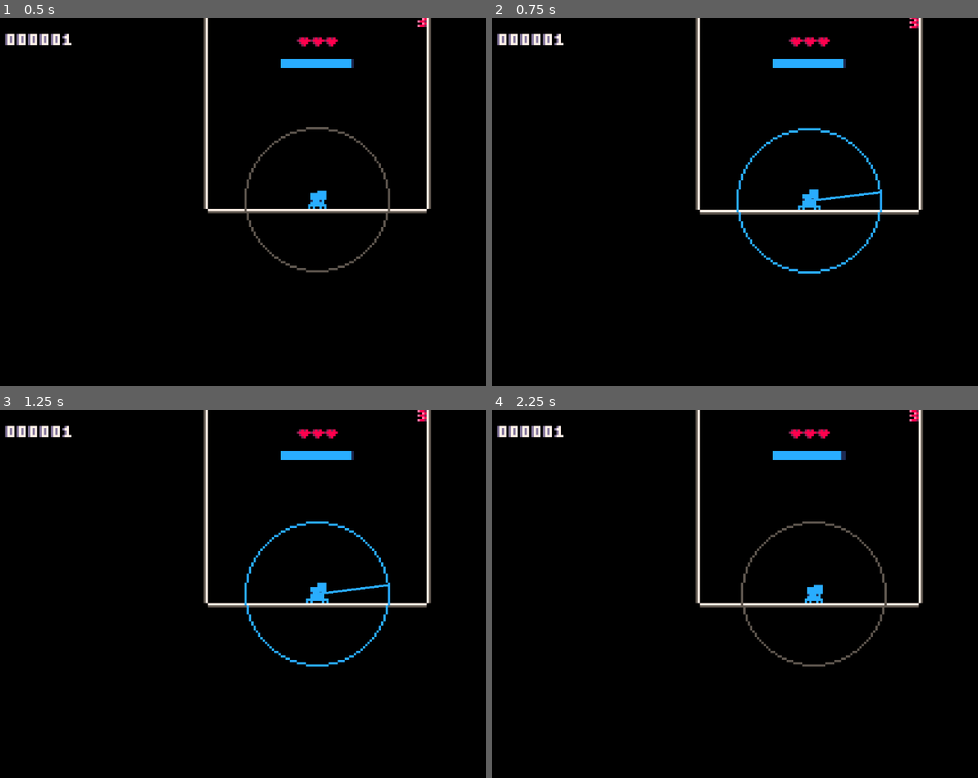
Above: before the commit, frames 1-4 (two rows, left to right).
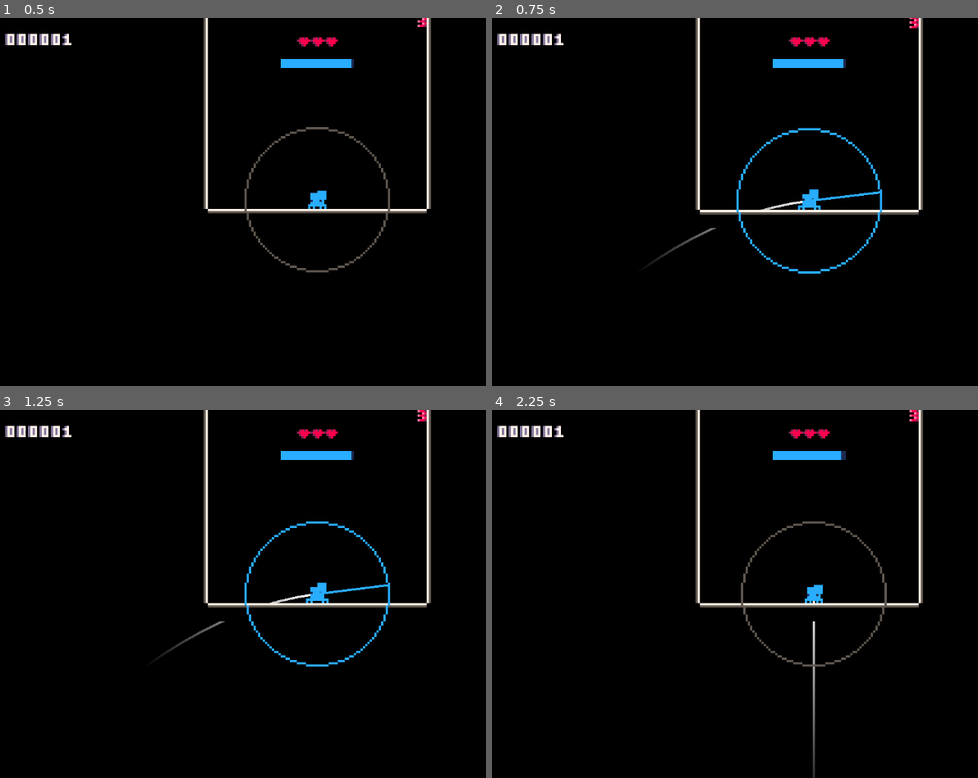
Above: after the commit, the same moments.

Repository: Flamenccio/spider-jump
Game: Godot game, scene res://game.tscn
Two runs of this game, one before a commit and one after it. Both use one fixed random seed, a clock stepped at 60 frames per second and the inputs below. The engine's default icon, where the game draws it, is replaced by a stand-in: a white triangle on a blue panel in a dark square.
Inputs (mouse positions are in pixels of both pictures, inside the frame that each line leads up to):
- Up to frame 1 (0.5 s): no input
- Up to frame 2 (0.75 s): tap Enter at 0.5 s; move the mouse to (953, 183) at 0.52 s; press the mouse at (953, 183) at 0.53 s; hold D (move_right) from 0.53 s (still down)
- Up to frame 3 (1.25 s): keep holding D (move_right)
- Up to frame 4 (2.25 s): release D (move_right) at 1.25 s; release the mouse at (953, 575) at 1.25 s; drag from (676, 612) to (807, 421) at 1.27 s; move the mouse to (875, 513) at 2.02 s; hold D (move_right) from 2.03 s (still down); tap Delete at 2.1 s

Frame 1 is identical in both runs. In frame 2, 0.2% of the frame differs, in the area x 32-64%, y 49-67%; in frame 3, 0.2%; in frame 4, 0.3%, in the area x 65-67%, y 51-100%.

Commit message:
add trajectory path when jumping

Diff:
--- /dev/null
+++ b/parabola_particles.gd
@@ -0,0 +1,50 @@
+extends Node2D
+
+@export var _origin: Node2D
+@export var _line: Line2D
+@export var _max_points: int = 10
+
+var velocity: Vector2
+var acceleration: Vector2
+var active: bool = false
+var step = 0.05
+
+const _HALF = 0.50
+
+func _ready() -> void:
+	deactivate_trajectory()
+
+
+func path(t: float) -> Vector2:
+	var x = velocity.x * t + _HALF * acceleration.x * pow(t, 2.0)
+	var y = velocity.y * t + _HALF * acceleration.y * pow(t, 2.0)
+	return Vector2(x, y)
+
+
+func _get_points() -> Array[Vector2]:
+	var points: Array[Vector2] = []
+	var t = 0.0
+	var count = 0;
+	while count < _max_points:
+		count += 1
+		points.append(path(t).rotated(-_origin.rotation))
+		t += step
+	return points
+
+
+func show_trajectory(velocity: Vector2, acceleration: Vector2) -> void:
+	if not active: return
+	self.velocity = velocity
+	self.acceleration = acceleration
+	var points = _get_points()
+	_line.points = points
+
+
+func activate_trajectory() -> void:
+	_line.show()
+	active = true
+
+
+func deactivate_trajectory() -> void:
+	_line.hide()
+	active = false
--- a/pixelate.gdshader
+++ /dev/null
@@ -1,23 +0,0 @@
-/*
-Shader from Godot Shaders - the free shader library.
-godotshaders.com/shader/pixelate
-
-This shader is under CC0 license. Feel free to use, improve and
-change this shader according to your needs and consider sharing
-the modified result to godotshaders.com.
-*/
-
-shader_type canvas_item;
-
-uniform int amount = 40;
-//uniform vec3 color = vec3(0, 0, 0);
-
-void fragment()
-{
-	vec2 grid_uv = round(UV * float(amount)) / float(amount);
-
-	vec4 text = texture(TEXTURE, grid_uv);
-
-	COLOR = text;
-	//COLOR = color;
-}
--- /dev/null
+++ b/scenes/parabola_particles.gdshader
@@ -0,0 +1,26 @@
+shader_type canvas_item;
+
+uniform sampler2D dot_tex : source_color;
+uniform float dot_spacing = 15.0;
+uniform float dot_size = 15.0;
+
+void fragment() {
+	vec2 uv = FRAGCOORD.xy / SCREEN_PIXEL_SIZE;
+
+	uv = round(uv * dot_size) / dot_size;
+	float dist = sqrt(pow(uv.x, 2.0) + pow(uv.y, 2.0));
+
+	float d = mod(dist, dot_spacing);
+	if (d < 1.0){
+		vec4 color = texture(dot_tex, uv);
+		COLOR = color;
+	}
+	else{
+		discard;
+	}
+}
+
+//void light() {
+//	// Called for every pixel for every light affecting the CanvasItem.
+//	// Uncomment to replace the default light processing function with this one.
+//}
--- /dev/null
+++ b/scenes/parabola_particles.tres
@@ -0,0 +1,24 @@
+[gd_resource type="VisualShader" load_steps=4 format=3 uid="uid://cbci4cs5hb81h"]
+
+[ext_resource type="Texture2D" uid="uid://cps4kpajq74a1" path="res://sprites/trajectory_path-Sheet.png" id="1_5ss26"]
+
+[sub_resource type="AtlasTexture" id="AtlasTexture_wv1cp"]
+atlas = ExtResource("1_5ss26")
+region = Rect2(3, 3, 2, 2)
+
+[sub_resource type="VisualShaderNodeTexture" id="VisualShaderNodeTexture_xsg6s"]
+texture = SubResource("AtlasTexture_wv1cp")
+texture_type = 1
+
+[resource]
+code = "shader_type canvas_item;
+render_mode blend_mix;
+
+
+
+"
+graph_offset = Vector2(-167.911, -66.8319)
+mode = 1
+flags/light_only = false
+nodes/fragment/2/node = SubResource("VisualShaderNodeTexture_xsg6s")
+nodes/fragment/2/position = Vector2(-80, 140)
--- /dev/null
+++ b/scenes/parabola_particles.tscn
@@ -0,0 +1,18 @@
+[gd_scene load_steps=3 format=3 uid="uid://bcwgm2lsqvudp"]
+
+[ext_resource type="Script" uid="uid://bacf6a7tv4tmt" path="res://parabola_particles.gd" id="1_y20c6"]
+
+[sub_resource type="Gradient" id="Gradient_y20c6"]
+colors = PackedColorArray(1, 1, 1, 1, 1, 1, 1, 0)
+
+[node name="ParabolaParticles" type="Node2D" node_paths=PackedStringArray("_line")]
+script = ExtResource("1_y20c6")
+_line = NodePath("Line2D")
+
+[node name="Line2D" type="Line2D" parent="."]
+width = 1.0
+gradient = SubResource("Gradient_y20c6")
+texture_mode = 1
+joint_mode = 1
+begin_cap_mode = 2
+end_cap_mode = 2
--- a/scenes/player.tscn
+++ b/scenes/player.tscn
@@ -27,6 +27,7 @@
 [ext_resource type="PackedScene" uid="uid://cgfccdd6c34ro" path="res://scenes/jumping_dust.tscn" id="23_4ni07"]
 [ext_resource type="Script" uid="uid://b18q1me1fgeo8" path="res://ledge_climb.gd" id="24_l71n6"]
 [ext_resource type="PackedScene" uid="uid://bbyn6mfqqfcud" path="res://scenes/player_hit_vfx.tscn" id="26_31cv2"]
+[ext_resource type="PackedScene" uid="uid://bcwgm2lsqvudp" path="res://scenes/parabola_particles.tscn" id="28_pf23h"]
 
 [sub_resource type="RectangleShape2D" id="RectangleShape2D_31cv2"]
 size = Vector2(6, 6)
@@ -496,6 +497,7 @@
 _player = NodePath("../..")
 _animator = NodePath("../../Sprite")
 _jump_force = 170.0
+_expected_gravity = 225.0
 
 [node name="Crawl" type="Node" parent="StateMachine" node_paths=PackedStringArray("_player")]
 script = ExtResource("11_fulsm")
@@ -509,7 +511,7 @@
 script = ExtResource("11_a8ls1")
 _animator = NodePath("../../Sprite")
 _player = NodePath("../..")
-_gravity_acceleration = 3.263
+_gravity_acceleration = 225.0
 
 [node name="Idle" type="Node" parent="StateMachine" node_paths=PackedStringArray("_animator", "_player")]
 script = ExtResource("11_oprun")
@@ -634,6 +636,10 @@
 target_position = Vector2(0, 0)
 max_results = 4
 collision_mask = 6
+
+[node name="ParabolaParticles" parent="." node_paths=PackedStringArray("_origin") instance=ExtResource("28_pf23h")]
+z_index = -1
+_origin = NodePath("..")
 
 [connection signal="internal_move_input_change" from="." to="StateMachine/Crawl" method="_on_move_input_change"]
 [connection signal="internal_move_input_change" from="." to="LedgeClimb" method="_on_player_move_change"]
@@ -649,9 +655,12 @@
 [connection signal="entered" from="StateMachine/StateMachinePlayer" to="StateMachine" method="_on_state_machine_player_entered"]
 [connection signal="exited" from="StateMachine/StateMachinePlayer" to="StateMachine" method="_on_state_machine_player_exited"]
 [connection signal="transited" from="StateMachine/StateMachinePlayer" to="StateMachine" method="state_transition"]
+[connection signal="aim_entered" from="StateMachine/Aim" to="ParabolaParticles" method="activate_trajectory"]
 [connection signal="player_jumped" from="StateMachine/Aim" to="SafeState" method="_save_state"]
 [connection signal="player_jumped" from="StateMachine/Aim" to="ParticleEmitter" method="spawn_jump_dust"]
+[connection signal="player_jumped" from="StateMachine/Aim" to="ParabolaParticles" method="deactivate_trajectory"]
 [connection signal="player_jumped" from="StateMachine/Aim" to="Dust" method="set_emitting" binds= [true]]
+[connection signal="trajectory_updated" from="StateMachine/Aim" to="ParabolaParticles" method="show_trajectory"]
 [connection signal="player_crawled" from="StateMachine/Crawl" to="LedgeClimb" method="set_active" binds= [true]]
 [connection signal="player_stopped_crawl" from="StateMachine/Crawl" to="LedgeClimb" method="set_active" binds= [false]]
 [connection signal="player_entered_idle" from="StateMachine/Idle" to="SafeState" method="_save_state"]
--- /dev/null
+++ b/scenes/trajectory_particle.gdshader
@@ -0,0 +1,33 @@
+shader_type canvas_item;
+
+uniform vec2 initial_velocity;
+uniform vec2 acceleration;
+const float half = 0.50;
+const float max_t = 2.0;
+
+void vertex() {
+	// Called for every vertex the material is visible on.
+}
+
+vec2 point(float t){
+	float x = initial_velocity.x * TIME + half * acceleration.x * pow(t, 2.0);
+	float y = initial_velocity.y * TIME + half * acceleration.y * pow(t, 2.0);
+	return vec2(x, y);
+}
+
+vec2 lin(float t){
+	return vec2(t, t);
+}
+
+void fragment() {
+	// Called for every pixel the material is visible on.
+	float t = mod(TIME, max_t);
+	//print('asdfsadf')
+	vec2 l = lin(t);
+	COLOR = texture(TEXTURE, vec2(pow(t * UV.x, 1.0 /3.0), UV.y));
+}
+
+//void light() {
+//	// Called for every pixel for every light affecting the CanvasItem.
+//	// Uncomment to replace the default light processing function with this one.
+//}
--- /dev/null
+++ b/scenes/trajectory_particle.tscn
@@ -0,0 +1,32 @@
+[gd_scene load_steps=6 format=3 uid="uid://dhqw28iqlebm3"]
+
+[ext_resource type="Texture2D" uid="uid://cps4kpajq74a1" path="res://sprites/trajectory_path-Sheet.png" id="1_voxkm"]
+[ext_resource type="Script" uid="uid://bvkn06wbppjtf" path="res://trajectory_particle.gd" id="2_pfon8"]
+
+[sub_resource type="AtlasTexture" id="AtlasTexture_pfon8"]
+atlas = ExtResource("1_voxkm")
+region = Rect2(0, 0, 8, 8)
+
+[sub_resource type="AtlasTexture" id="AtlasTexture_lwipx"]
+atlas = ExtResource("1_voxkm")
+region = Rect2(8, 0, 8, 8)
+
+[sub_resource type="SpriteFrames" id="SpriteFrames_y20c6"]
+animations = [{
+"frames": [{
+"duration": 1.0,
+"texture": SubResource("AtlasTexture_pfon8")
+}, {
+"duration": 1.0,
+"texture": SubResource("AtlasTexture_lwipx")
+}],
+"loop": true,
+"name": &"default",
+"speed": 3.0
+}]
+
+[node name="TrajectoryParticle" type="AnimatedSprite2D"]
+sprite_frames = SubResource("SpriteFrames_y20c6")
+autoplay = "default"
+frame_progress = 0.783026
+script = ExtResource("2_pfon8")
--- a/states/aim.gd
+++ b/states/aim.gd
@@ -1,11 +1,14 @@
 extends BehaviorState
 
 ## Emitted when player succesfully jumps
+signal aim_entered()
 signal player_jumped()
+signal trajectory_updated(velocity: Vector2, acceleration: Vector2)
 
 @export var _player: CharacterBody2D
 @export var _animator: AnimatedSprite2D
 @export var _jump_force: float = 1.0
+@export var _expected_gravity: float = 1.0
 
 var _pull_input: Vector2
 var _jumped: bool = false
@@ -15,6 +18,7 @@
 
 func enter_state() -> void:
 	set_property('jump', false)
+	aim_entered.emit()
 	_animator.play('aim')
 
 
@@ -32,6 +36,11 @@
 	if not state_active:
 		return
 	_pull_input = input
+
+	# Emit predicted trajectory
+	var velocity = _pull_input * _jump_force * -1
+	var acceleration = Vector2(0, _expected_gravity)
+	trajectory_updated.emit(velocity, acceleration)
 
 
 func _jump() -> void:
--- a/states/fall.gd
+++ b/states/fall.gd
@@ -10,5 +10,5 @@
 
 
 func tick_state(delta: float) -> void:
-	_player.velocity += Vector2(0.0, _gravity_acceleration)
+	_player.velocity += Vector2(0.0, _gravity_acceleration * delta)
 	_player.move_and_slide()
--- /dev/null
+++ b/trajectory_particle.gd
@@ -0,0 +1,4 @@
+class_name TrajectoryParticle
+extends AnimatedSprite2D
+
+@export var shader_mat: ShaderMaterial
Not shown, added: parabola_particles.gd.uid
Not shown, removed: pixelate.gdshader.uid
Not shown, added: scenes/parabola_particles.gdshader.uid
Not shown: 1 places in scenes/player.tscn that only renumber resources
Not shown, added: scenes/trajectory_particle.gdshader.uid
Binary file added: sprites/trajectory_path-Sheet.png
Not shown, added: sprites/trajectory_path-Sheet.png.import
Not shown, added: trajectory_particle.gd.uid
